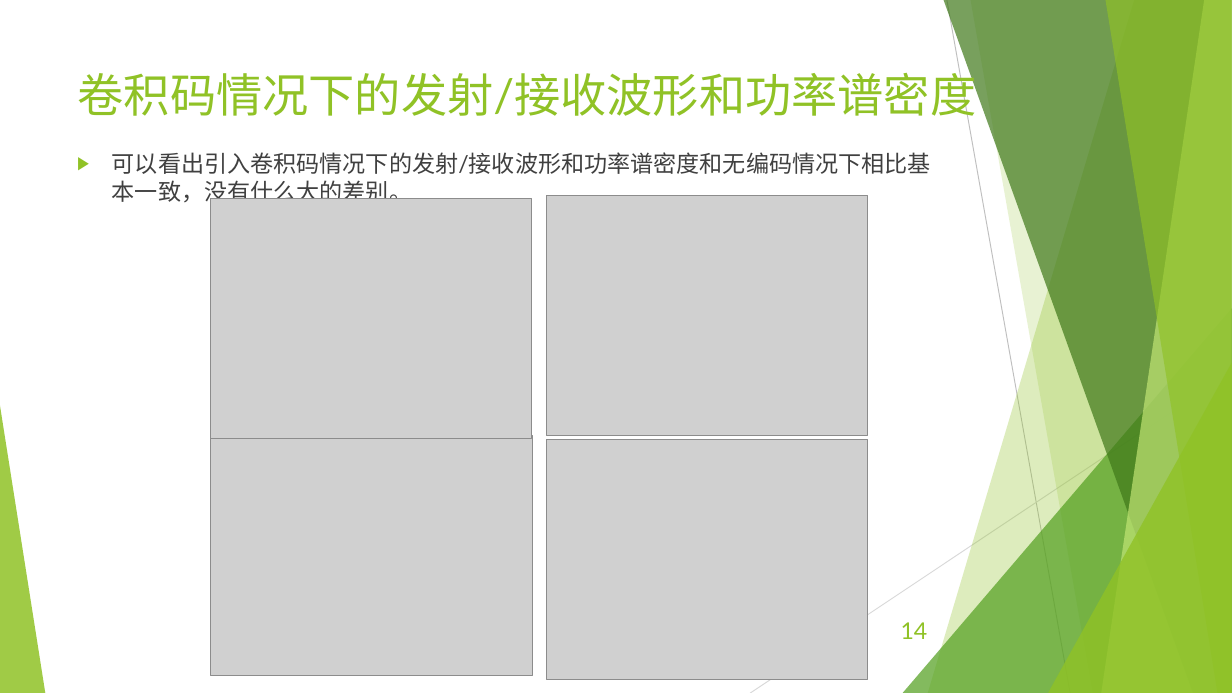
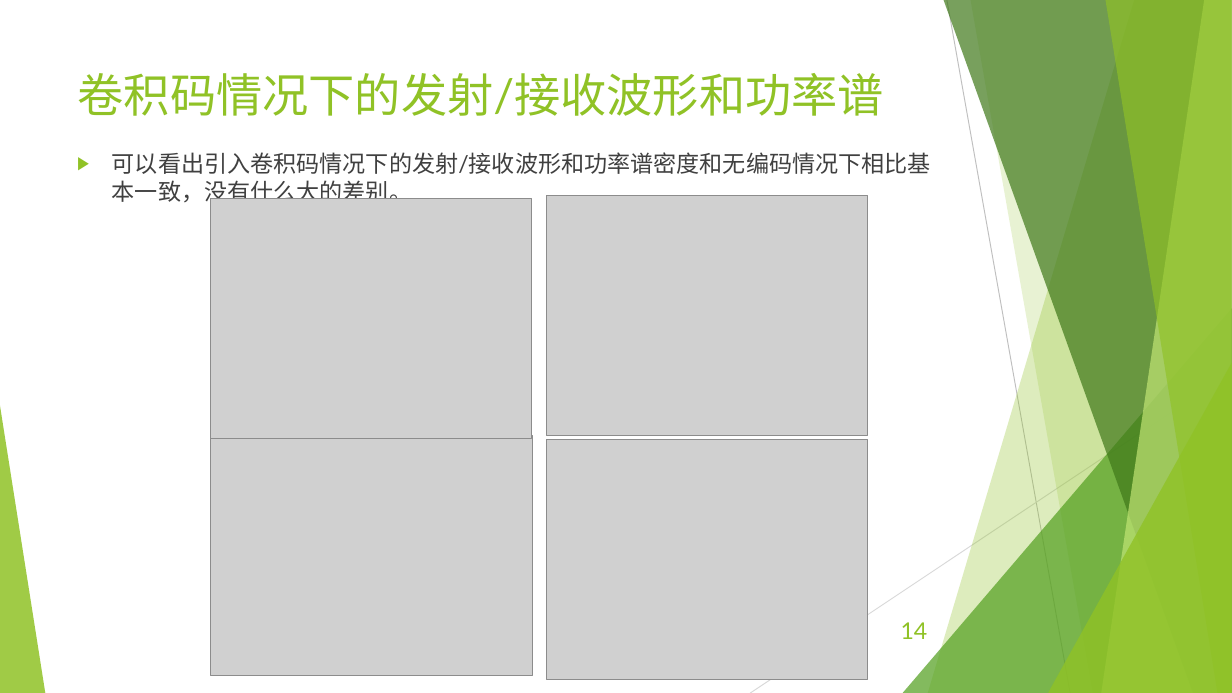
Before and after one commit to EECodingPresentation/project2, a slide deck: slide 14 of 展示报告.pptx. Drawn at 1232x693 pixels with LibreOffice and Linux fonts; fonts in the diff are those of the drawing; grey boxes stand for pictures. Boxes give left, top, right and bottom in pixels: in the first picture for what was removed or moved away, otherwise in the second. Text is boxed around its words. In the diff, an @@ line names an element or a change of style, - is before the commit and + after.

```diff
--- a/展示报告.pptx
+++ b/展示报告.pptx
@@ title at <box>78,73,884,116</box>: text changed @@
-卷积码情况下的发射/接收波形和功率谱密度
+卷积码情况下的发射/接收波形和功率谱
```
Also in this commit, not shown: 8 slides added, 1 slide removed, 5 other files.
